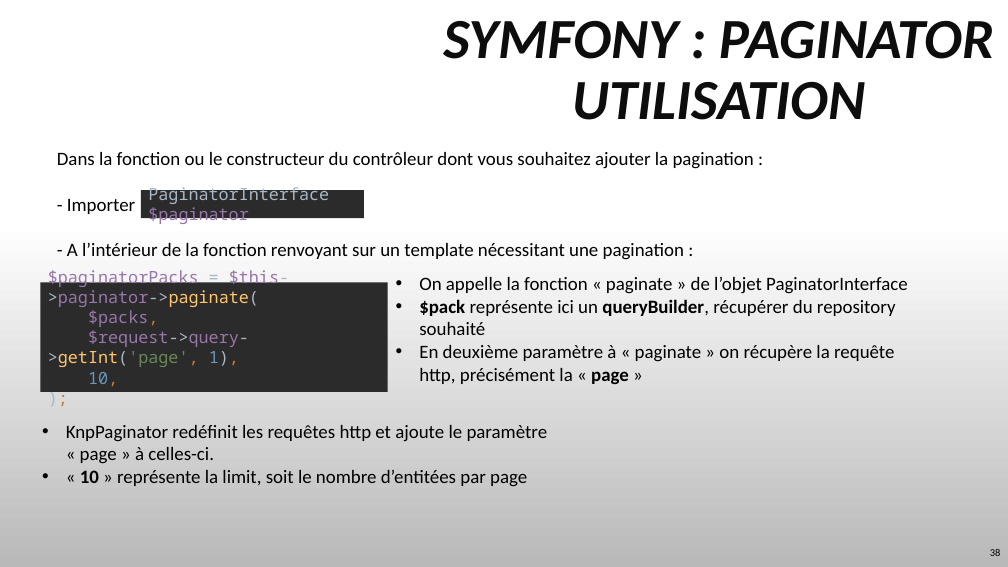
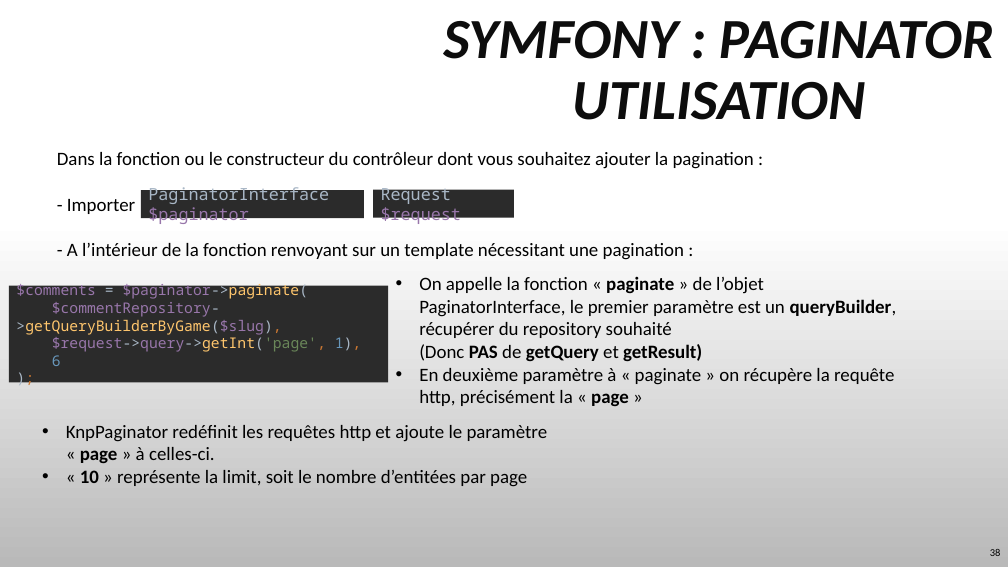
Before and after one commit to TyTy-cf/cours, a slide deck: slide 38 of Symfony/Symfony-Bases.pptx. Drawn at 1008x567 pixels with LibreOffice and Linux fonts; fonts in the diff are those of the drawing; background and template pictures are left out. Boxes give left, top, right and bottom in pixels: in the first picture for what was removed or moved away, otherwise in the second. Text is boxed around its words. In the diff, an @@ line names an element or a change of style, - is before the commit and + after.

```diff
--- a/Symfony/Symfony-Bases.pptx
+++ b/Symfony/Symfony-Bases.pptx
@@ rectangle added at (373, 190, 513, 218), fill #2B2B2B, 16 pt, text #9876AA @@
+Request $request
@@ rectangle "$comments = $paginator->paginate( $commentRepository->getQue ...": place and size @@
-rectangle "$comments = $paginator->paginate( $commentRepository->getQue ..." at (40, 283, 387, 392)
+rectangle "$comments = $paginator->paginate( $commentRepository->getQue ..." at (9, 286, 389, 383)
@@ text in rectangle at (16, 282, 362, 366): text changed; size 16 to 14 pt @@
-$paginatorPacks = $this->paginator->paginate(
-$packs,
-$request->query->getInt('page', 1),
-10,
-);
+$comments = $paginator->paginate(
+$commentRepository->getQueryBuilderByGame($slug),
+$request->query->getInt('page', 1),
+6
+);
@@ text at (419, 276, 897, 362): text changed @@
-• On appelle la fonction « paginate » de l’objet PaginatorInterface
-• $pack représente ici un queryBuilder, récupérer du repository souhaité
+• On appelle la fonction « paginate » de l’objet PaginatorInterface, le premier paramètre est un queryBuilder, récupérer du repository souhaité
+  (Donc PAS de getQuery et getResult)
@@ text at (66, 425, 548, 463): bold on in "page" @@
```
Also in this commit, not shown: 13 other slides changed, 10 slides added, 2 other files.
